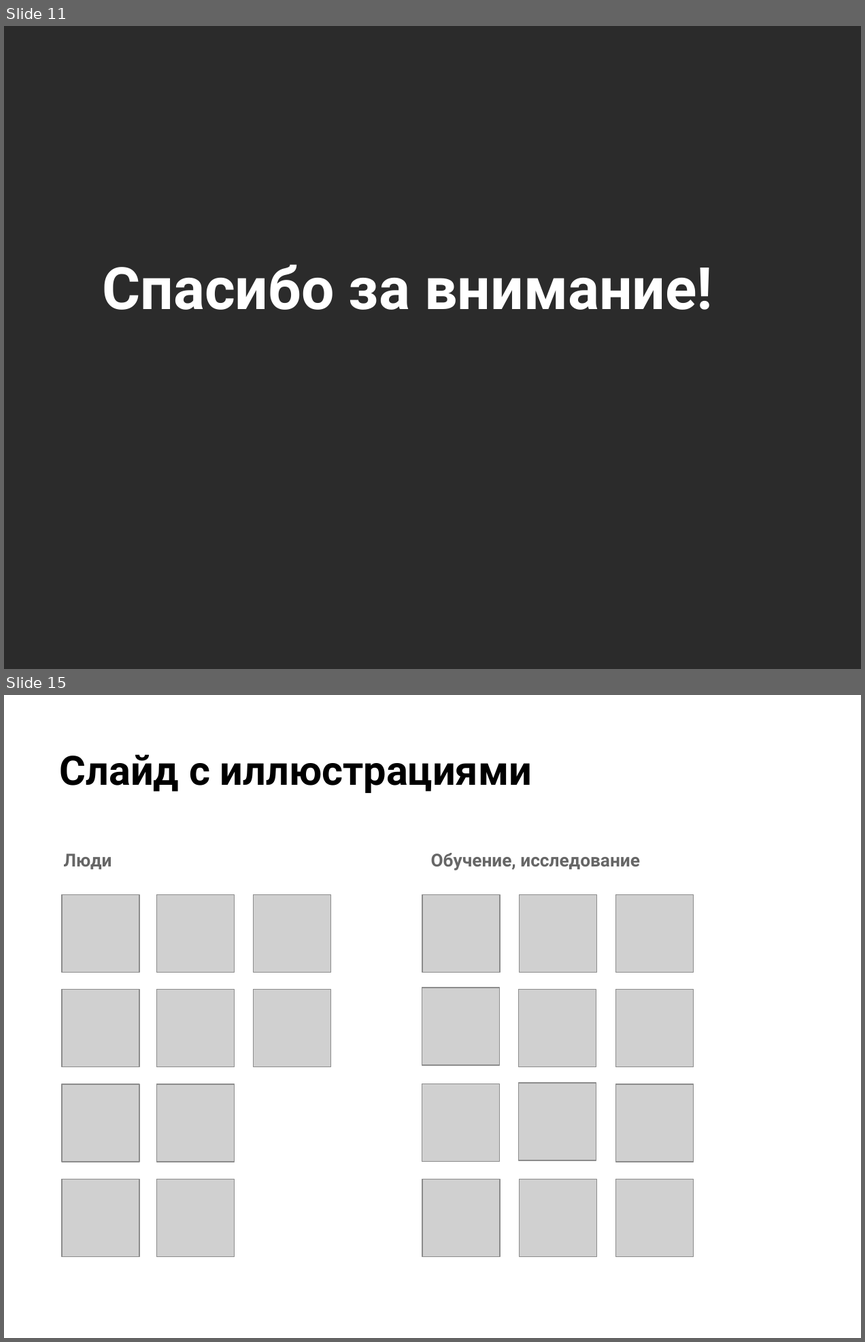
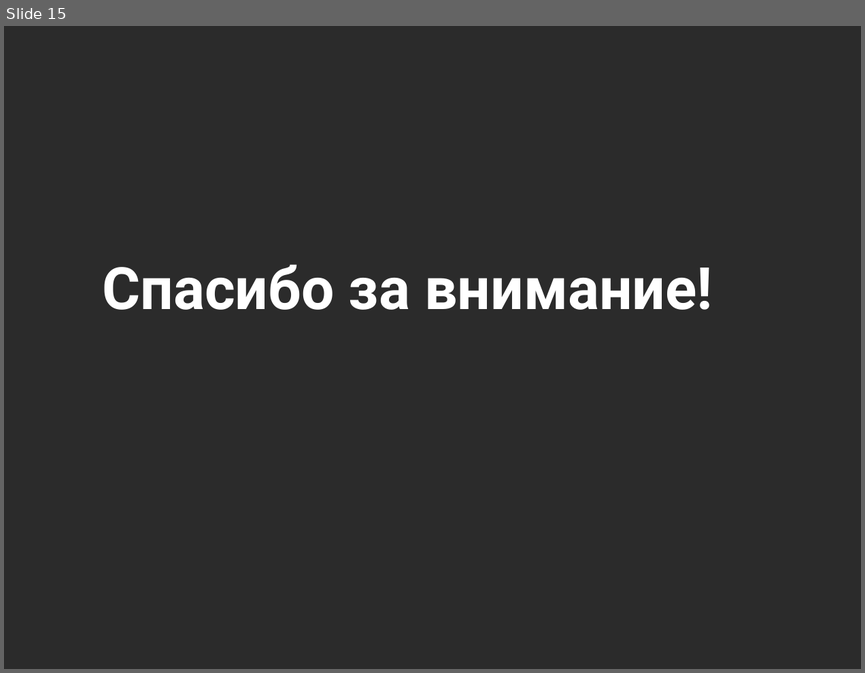
Before and after one commit to petryak-off/otus_dz, a slide deck: Проектная работа.pptx. Shown one above the other, each under a label of ours: slides 11 and 15 before the commit, slide 15 after it; the slides between them are not shown. The pictures are 865x1342 and 865x673 pixels, drawn with LibreOffice and Linux fonts; fonts in the diff are those of the drawing; grey boxes stand for pictures; background and template pictures are left out; a plain dark background stands for a picture behind light text. Boxes give left, top, right and bottom in pixels: in the first picture for what was removed or moved away, otherwise in the second. Text is boxed around its words. In the diff, an @@ line names an element or a change of style, - is before the commit and + after.

```diff
--- a/Проектная работа.pptx
+++ b/Проектная работа.pptx
@@ slide 15 removed at (4, 695, 861, 1338), background picture (left out) @@
@@ title removed at (60, 754, 532, 793) @@
-Слайд с иллюстрациями
@@ text removed at (64, 853, 112, 869) @@
-Люди
@@ text removed at (431, 853, 640, 870) @@
-Обучение, исследование
@@ picture removed at (62, 895, 140, 972) @@
@@ picture removed at (156, 895, 235, 972) @@
@@ picture removed at (254, 895, 331, 972) @@
@@ picture removed at (422, 895, 500, 972) @@
@@ picture removed at (519, 895, 597, 972) @@
@@ picture removed at (616, 895, 694, 972) @@
@@ picture removed at (62, 989, 140, 1067) @@
@@ picture removed at (156, 989, 235, 1067) @@
@@ picture removed at (254, 989, 331, 1067) @@
@@ picture removed at (422, 987, 499, 1065) @@
@@ picture removed at (519, 989, 597, 1067) @@
@@ picture removed at (616, 989, 694, 1067) @@
@@ picture removed at (62, 1084, 140, 1162) @@
@@ picture removed at (156, 1084, 235, 1162) @@
@@ picture removed at (422, 1084, 499, 1162) @@
@@ picture removed at (519, 1083, 597, 1160) @@
@@ picture removed at (616, 1084, 694, 1162) @@
@@ picture removed at (62, 1178, 140, 1256) @@
@@ picture removed at (156, 1178, 235, 1256) @@
@@ picture removed at (422, 1178, 500, 1256) @@
@@ picture removed at (519, 1178, 597, 1256) @@
@@ picture removed at (616, 1178, 694, 1256) @@
@@ what was slide 11 is now slide 15 @@
```
Also in this commit, not shown: 2 slides changed, 5 slides added, 8 other slides removed, 6 other files.
